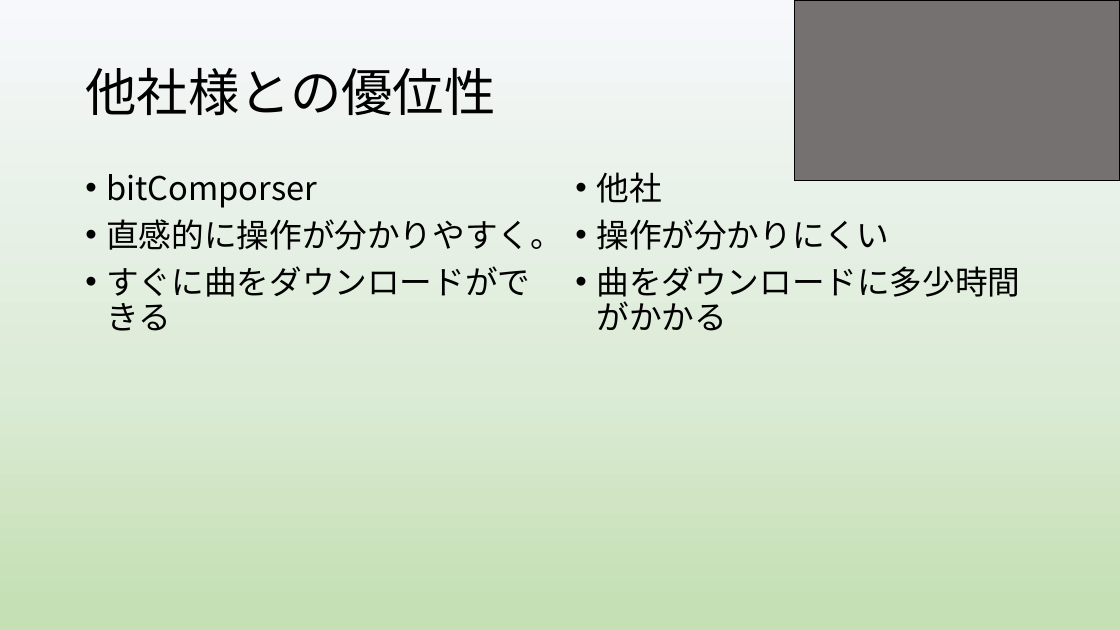
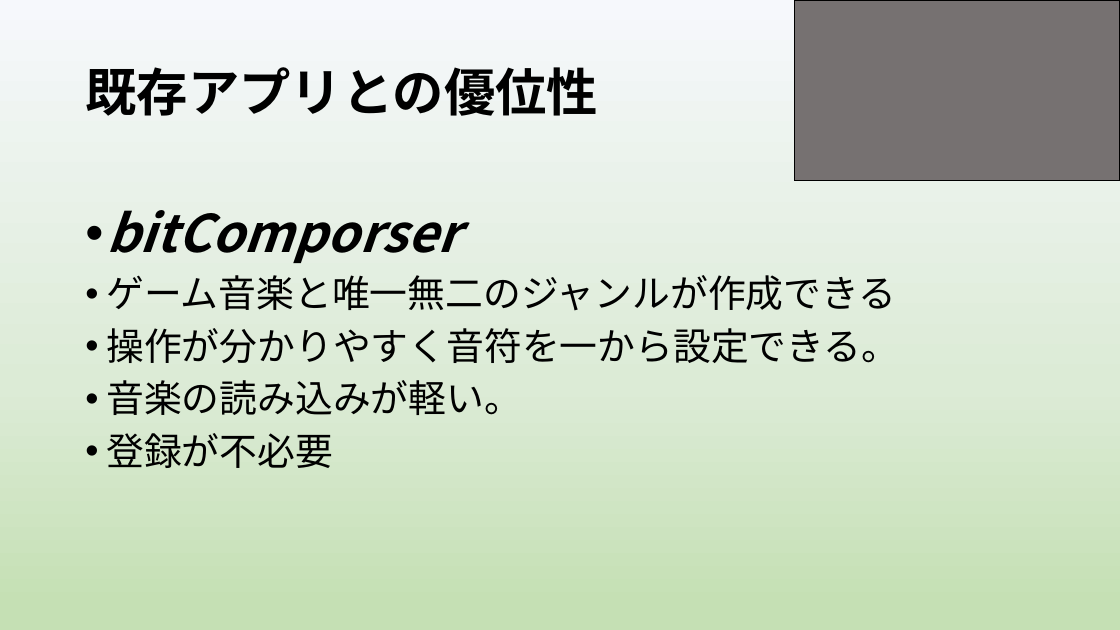
Before and after one commit to yoshitake266/bitComposer_prj, a slide deck: slide 14 of presentation/graduation/bit Composer3 .pptx (slide 15 before the commit). Drawn at 1120x630 pixels with LibreOffice and Linux fonts; fonts in the diff are those of the drawing. Boxes give left, top, right and bottom in pixels: in the first picture for what was removed or moved away, otherwise in the second. Text is boxed around its words. In the diff, an @@ line names an element or a change of style, - is before the commit and + after.

```diff
--- a/presentation/graduation/bit Composer3 .pptx
+++ b/presentation/graduation/bit Composer3 .pptx
@@ title at bbox=[85, 67, 598, 116]: text changed; bold on @@
-他社様との優位性
+既存アプリとの優位性
@@ text removed at bbox=[596, 172, 1020, 331] @@
-• 他社
-• 操作が分かりにくい
-• 曲をダウンロードに多少時間がかかる
@@ text "bitComporser": place and size @@
-text "bitComporser" at bbox=[106, 174, 563, 331]
+text "bitComporser" at bbox=[106, 210, 899, 468]
@@ text at bbox=[106, 210, 459, 263]: size 28 to 44.4 pt, bold on, italic on in "bitComporser" @@
@@ text at bbox=[106, 275, 899, 468]: text changed; size 28 to 32.4 pt @@
-• 直感的に操作が分かりやすく。
-• すぐに曲をダウンロードができる
+• ゲーム音楽と唯一無二のジャンルが作成できる
+• 操作が分かりやすく音符を一から設定できる。
+• 音楽の読み込みが軽い。
+• 登録が不必要
```
Also in this commit, not shown: 4 other slides changed, 3 slides added, 1 slide removed.
